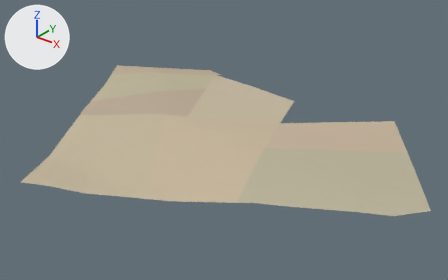
The glTF model assets/malta/countryside/farm_-10_6_soil.glb: old version first, new version second.
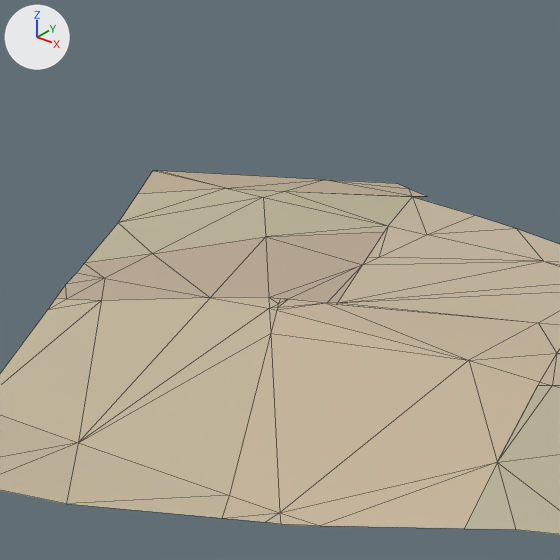
There are two pictures of each version: one whole from a 50 mm camera at (615.8, -457.2, 398.7) aimed at (338.2, -110.1, 183.5), one close up on the part from 13% to 61% of the width and 0% to 77% of the height. The lights are fixed; the arrows at upper left show +X, +Y and +Z. The first two pictures are the older version. The close-ups show mesh edges as thin lines. Vertices at exactly the same position are counted once.

The scene before the commit, as lines of its bpy script (objects in view):
```python
me_geometry_0 = bpy.data.meshes.new('geometry_0')
me_geometry_0.from_pydata(...)  # 93 vertices, 126 faces; spans x 137.0..515.0, y -245.0..8.0, z 171.0..200.0
me_geometry_0.materials.append(mat_defaultmaterial)
ob_geometry_0 = bpy.data.objects.new('geometry_0', me_geometry_0)
ob_geometry_0.location = (0.0, 0.0, 0.0)
```
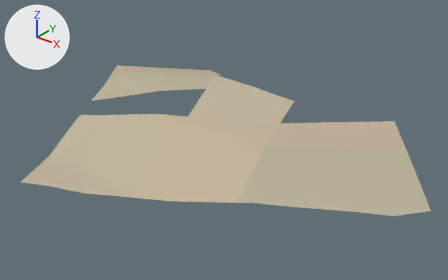
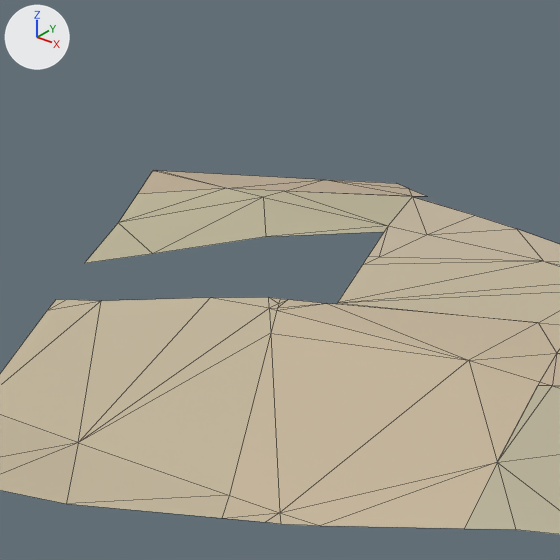
Where the change shows, as pixel boxes [x1, y1, x2, y2] in the close-ups (560 x 560 px):
part 1 of me_geometry_0, cut back
    before: [48, 232, 384, 310]
    after: [48, 299, 67, 310]

What the commit changed:
me_geometry_0 is used by ob_geometry_0; location (0.0, 0.0, 0.0).
me_geometry_0 had 93 vertices, 126 faces and spanned x 137.0..515.0, y -245.0..8.0, z 171.0..200.0.
me_geometry_0 now has 90 vertices, 110 faces and spans x 137.0..515.0, y -245.0..8.0, z 171.0..200.0.
Part 1, on me_geometry_0:
4 vertices are removed from x 185.0..200.0, y -138.0..-120.0, z 177.0..179.0.
17 faces are deleted.
1 vertex is added at (196.0, -138.0, 176.0).
1 new face joins them.
Other edits to the shape of me_geometry_0 do not show in these pictures.
